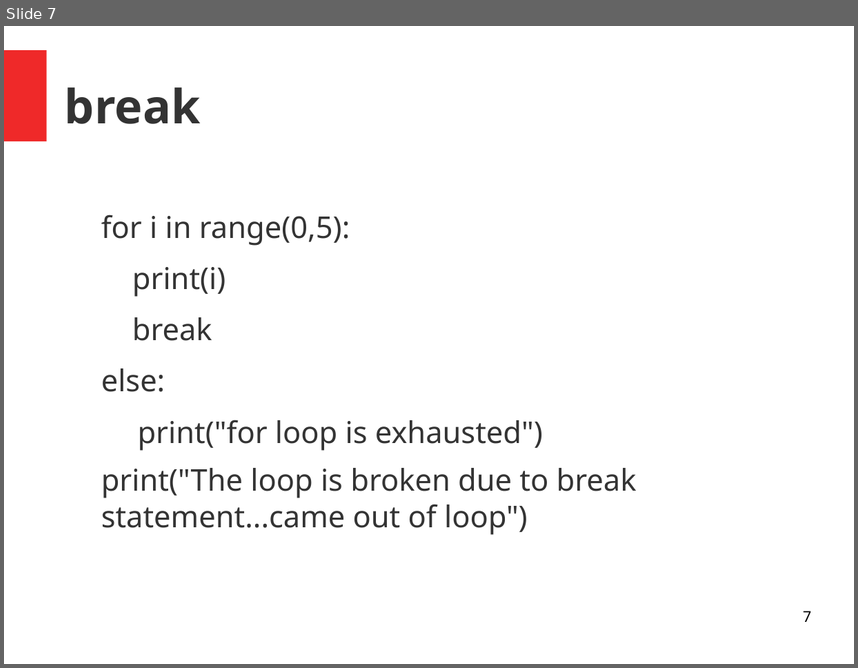
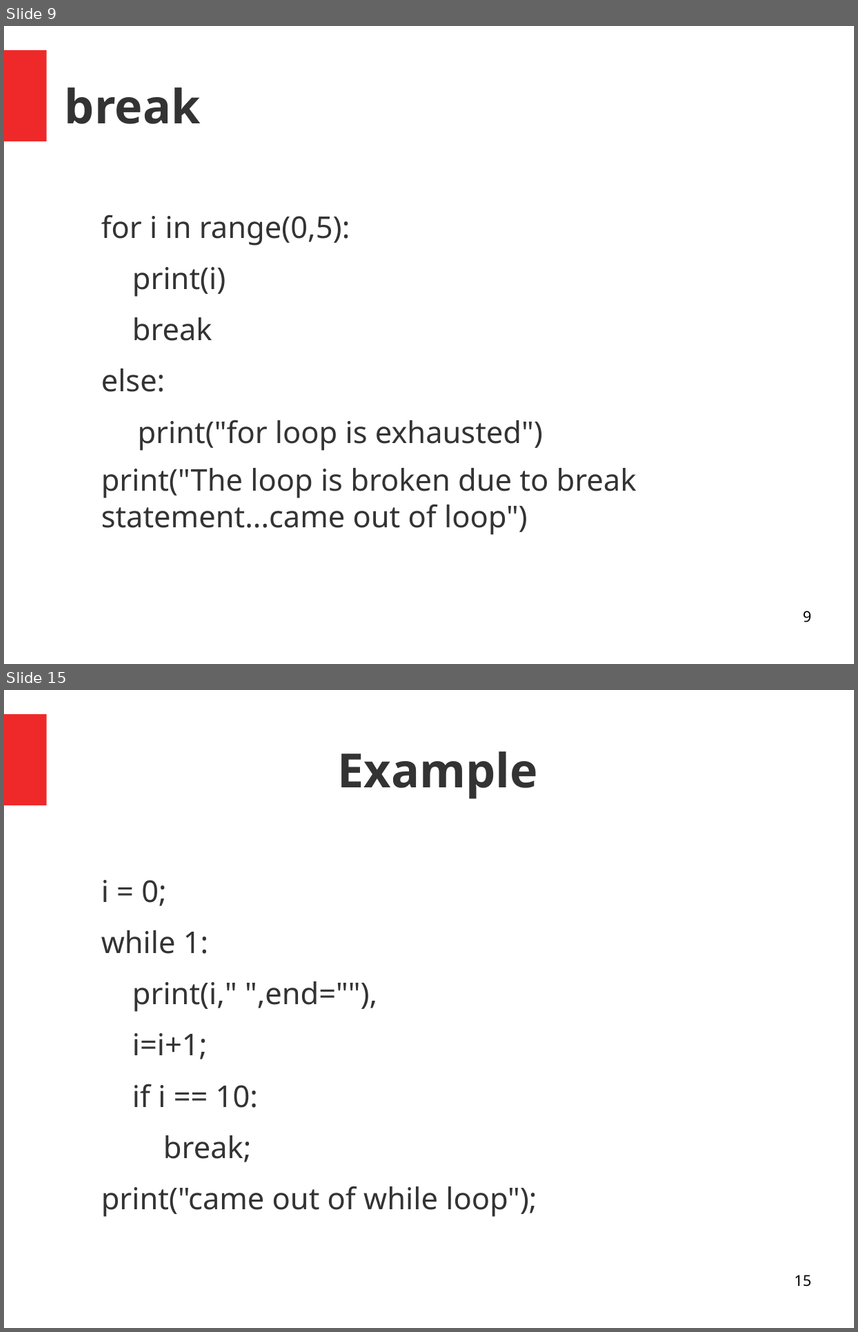
Before and after one commit to ApoorvaJu08/Python-khatmandu, a slide deck: Teaching/loops.odp. Shown one above the other, each under a label of ours: slide 7 before the commit, slides 9 and 15 after it; the slides between them are not shown. The pictures are 858x668 and 858x1332 pixels, drawn with LibreOffice and Linux fonts; fonts in the diff are those of the drawing. Boxes give left, top, right and bottom in pixels: in the first picture for what was removed or moved away, otherwise in the second. Text is boxed around its words. In the diff, an @@ line names an element or a change of style, - is before the commit and + after.

```diff
--- a/Teaching/loops.odp
+++ b/Teaching/loops.odp
@@ slide 15 added at <box>4,690,854,1328</box>, background #FFFFFF; not listed: 1 template element that a slide beside it also shows @@
@@ title added at <box>338,751,538,799</box>, 44 pt, text #333333, bold @@
+Example
@@ text added at <box>101,880,537,1216</box>, 28 pt, text #333333 @@
+i = 0;
+while 1:
+print(i," ",end=""),
+i=i+1;
+if i == 10:
+break;
+print("came out of while loop");
@@ page number added at <box>794,1274,811,1286</box>, 14 pt, text #000000 @@
+15
@@ what was slide 7 is now slide 9 @@
@@ page number at <box>803,610,811,622</box>: text changed @@
-7
+9
```
Also in this commit, not shown: 11 other slides added.
